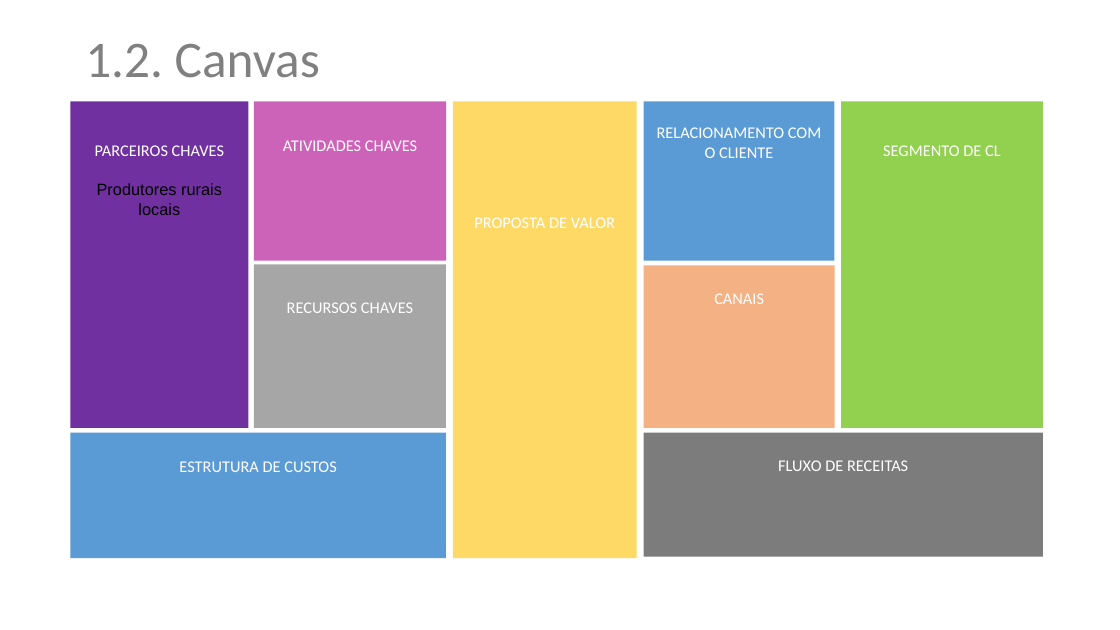
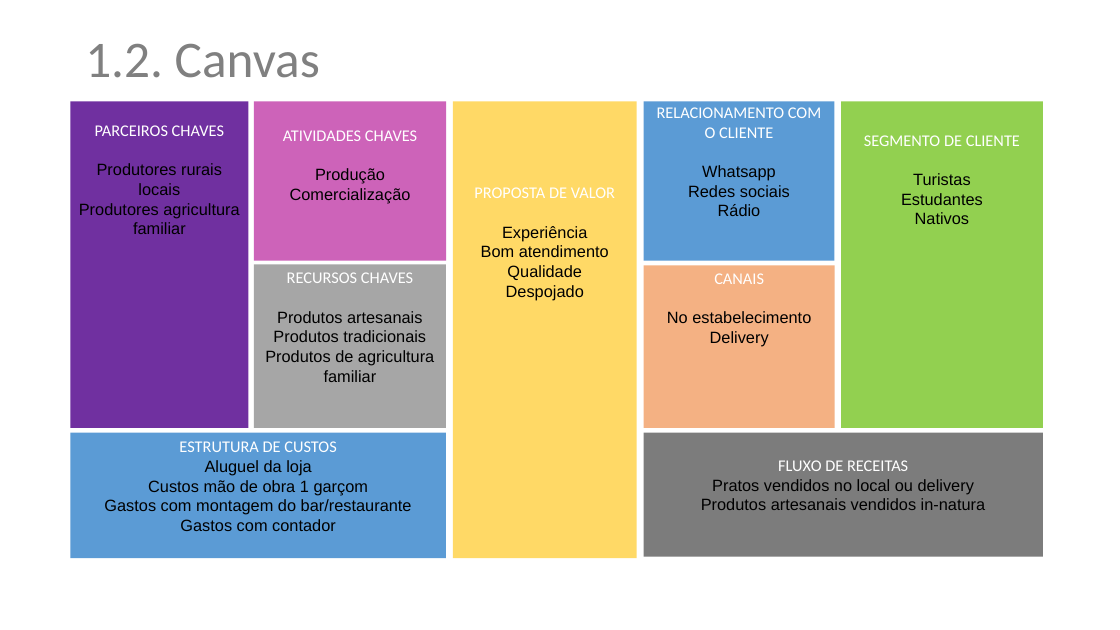
Before and after one commit to renatomarcio18081971/trabalhodeconclusao, a slide deck: slide 4 of plano-de-negocios-restaurante-tioto.pptx. Drawn at 1120x630 pixels with LibreOffice and Linux fonts; fonts in the diff are those of the drawing; background and template pictures are left out. Boxes give left, top, right and bottom in pixels: in the first picture for what was removed or moved away, otherwise in the second. Text is boxed around its words. In the diff, an @@ line names an element or a change of style, - is before the commit and + after.

Commit message:
finalizdo canvas

```diff
--- a/plano-de-negocios-restaurante-tioto.pptx
+++ b/plano-de-negocios-restaurante-tioto.pptx
@@ text in rectangle at (x1=864, y1=135, x2=1020, y2=224): text changed; font Calibri to Arial; text colour #FFFFFF to #000000 @@
-SEGMENTO DE CL
+SEGMENTO DE CLIENTE
+Turistas
+Estudantes
+Nativos
@@ text in rectangle at (x1=290, y1=168, x2=411, y2=203): paragraphs added @@
+Produção
+Comercialização
@@ text in rectangle at (x1=688, y1=165, x2=790, y2=216): paragraphs added @@
+Whatsapp
+Redes sociais
+Rádio
@@ text in rectangle at (x1=79, y1=203, x2=239, y2=234): paragraph added @@
+Produtores agricultura familiar
@@ text in rectangle at (x1=481, y1=226, x2=609, y2=300): paragraphs added @@
+Experiência
+Bom atendimento
+Qualidade
+Despojado
@@ text in rectangle at (x1=265, y1=311, x2=434, y2=382): paragraphs added @@
+Produtos artesanais
+Produtos tradicionais
+Produtos de agricultura familiar
@@ text in rectangle at (x1=667, y1=311, x2=811, y2=347): paragraphs added @@
+No estabelecimento
+Delivery
@@ text in rectangle at (x1=104, y1=460, x2=412, y2=531): paragraphs added @@
+Aluguel da loja
+Custos mão de obra 1 garçom
+Gastos com montagem do bar/restaurante
+Gastos com contador
@@ text in rectangle at (x1=701, y1=479, x2=985, y2=510): paragraphs added @@
+Pratos vendidos no local ou delivery
+Produtos artesanais vendidos in-natura
```
